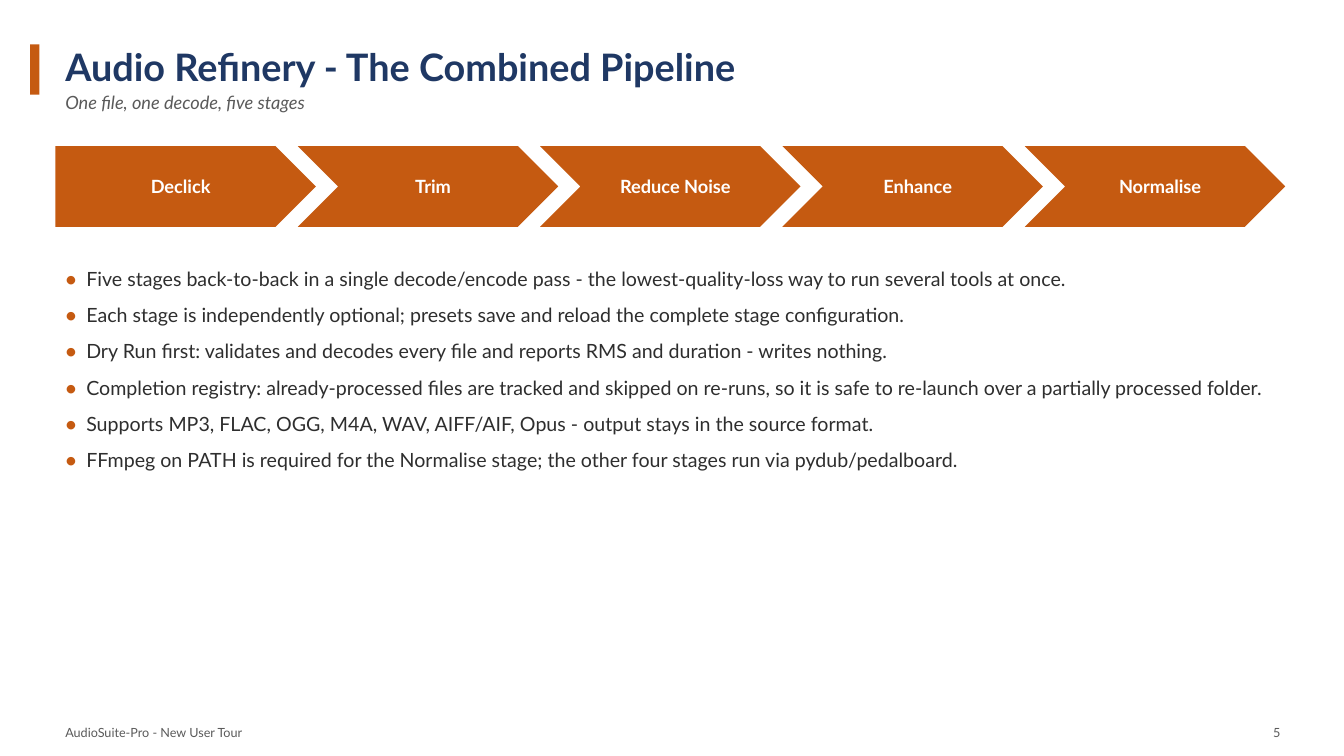
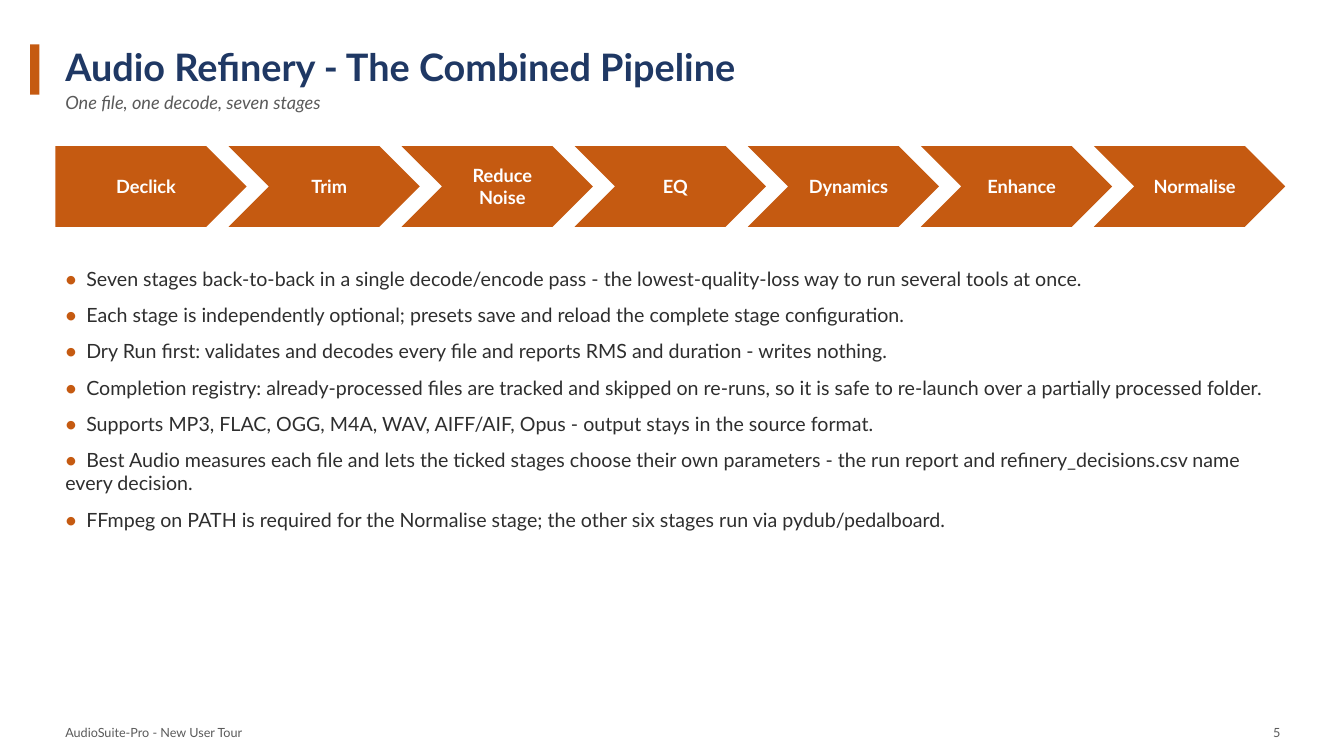
Before and after one commit to wilte01/AudioSuite-Pro, a slide deck: slide 6 of documentation/user_guides/suite_overview/AudioSuite-Pro_New_User_Presentation.pptx. Drawn at 1344x756 pixels with LibreOffice and Linux fonts; fonts in the diff are those of the drawing. Boxes give left, top, right and bottom in pixels: in the first picture for what was removed or moved away, otherwise in the second. Text is boxed around its words. In the diff, an @@ line names an element or a change of style, - is before the commit and + after.

```diff
--- a/documentation/user_guides/suite_overview/AudioSuite-Pro_New_User_Presentation.pptx
+++ b/documentation/user_guides/suite_overview/AudioSuite-Pro_New_User_Presentation.pptx
@@ text at box(65, 95, 320, 113): text changed @@
-One file, one decode, five stages
+One file, one decode, seven stages
@@ pentagon arrow "Declick": place and size @@
-pentagon arrow "Declick" at box(55, 146, 316, 227)
+pentagon arrow "Declick" at box(55, 146, 247, 227)
@@ chevron "Trim": place and size @@
-chevron "Trim" at box(297, 146, 558, 227)
+chevron "Trim" at box(229, 146, 420, 227)
@@ chevron "Reduce Noise": place and size @@
-chevron "Reduce Noise" at box(540, 146, 801, 227)
+chevron "Reduce Noise" at box(401, 146, 593, 227)
@@ chevron added at box(575, 146, 766, 227), fill #C55A11, 13 pt, text #FFFFFF, bold @@
+EQ
@@ chevron added at box(748, 146, 940, 227), fill #C55A11, 13 pt, text #FFFFFF, bold @@
+Dynamics
@@ chevron "Enhance": place and size @@
-chevron "Enhance" at box(782, 146, 1043, 227)
+chevron "Enhance" at box(922, 146, 1113, 227)
@@ chevron "Normalise": place and size @@
-chevron "Normalise" at box(1025, 146, 1286, 227)
+chevron "Normalise" at box(1094, 146, 1286, 227)
@@ text at box(86, 271, 1081, 290): text changed @@
-• Five stages back-to-back in a single decode/encode pass - the lowest-quality-loss way to run several tools at once.
+• Seven stages back-to-back in a single decode/encode pass - the lowest-quality-loss way to run several tools at once.
@@ text at box(65, 452, 1239, 531): text changed @@
-• FFmpeg on PATH is required for the Normalise stage; the other four stages run via pydub/pedalboard.
+• Best Audio measures each file and lets the ticked stages choose their own parameters - the run report and refinery_decisions.csv name every decision.
+• FFmpeg on PATH is required for the Normalise stage; the other six stages run via pydub/pedalboard.
```
Also in this commit, not shown: 24 other files.
